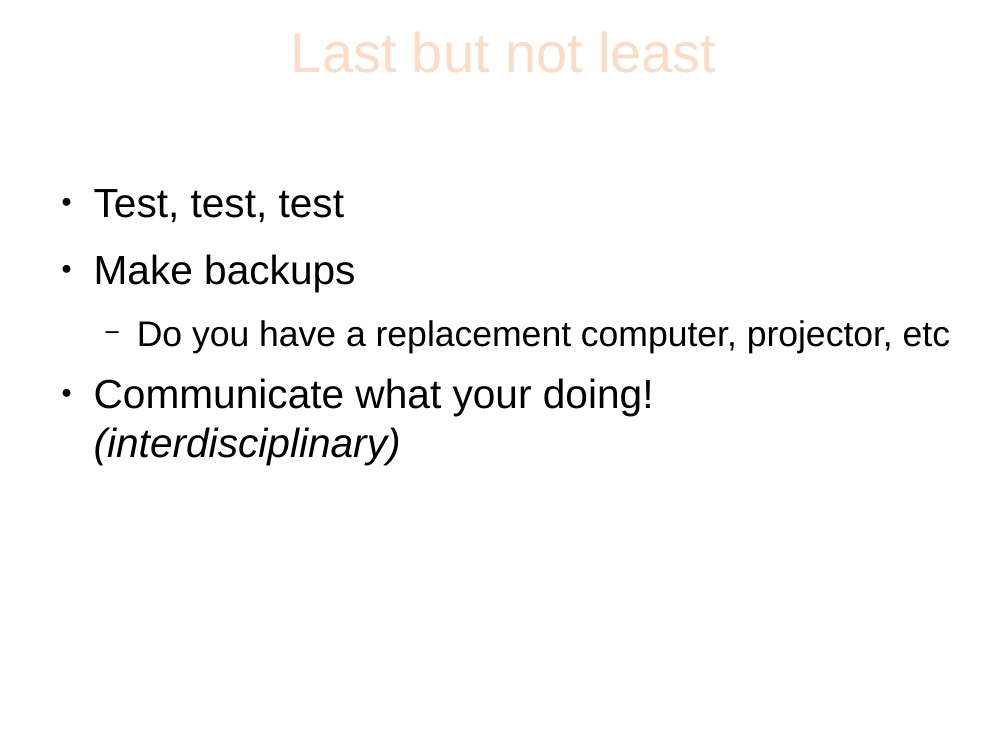
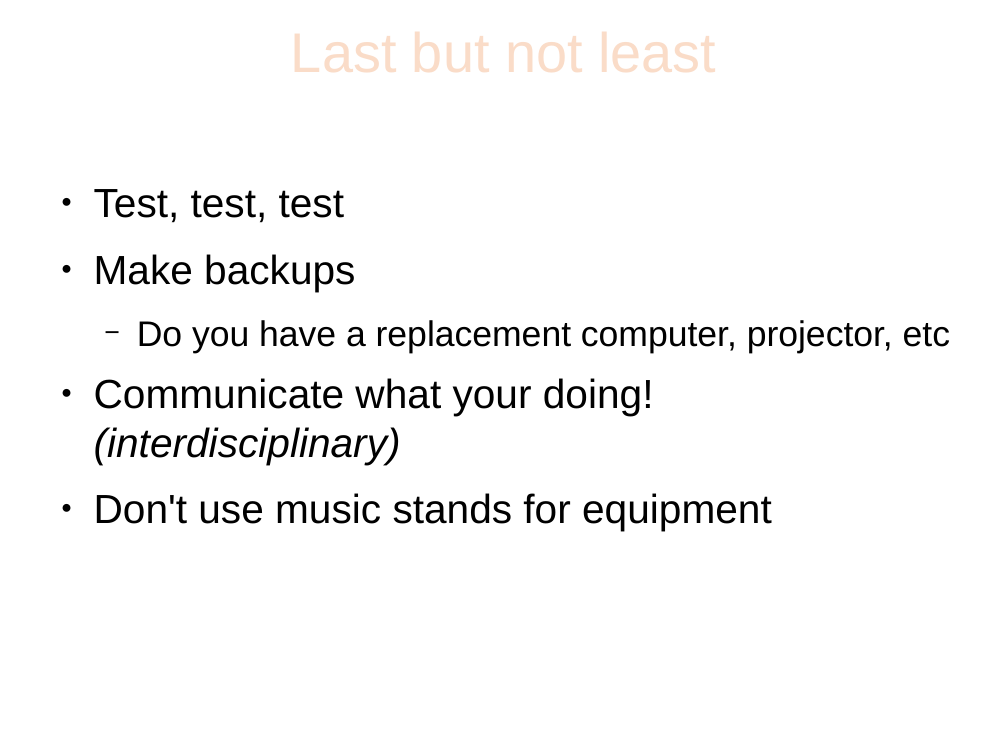
Before and after one commit to sphaero/workshops, a slide deck: slide 24 of DigitalTaming/DigitalTaming.odp (slide 23 before the commit). Drawn at 1008x756 pixels with LibreOffice and Linux fonts; fonts in the diff are those of the drawing; background and template pictures are left out. Boxes give left, top, right and bottom in pixels: in the first picture for what was removed or moved away, otherwise in the second. Text is boxed around its words. In the diff, an @@ line names an element or a change of style, - is before the commit and + after.

```diff
--- a/DigitalTaming/DigitalTaming.odp
+++ b/DigitalTaming/DigitalTaming.odp
@@ text at (94, 493, 772, 531): paragraph added @@
+● Don't use music stands for equipment
```
Also in this commit, not shown: 1 slide added, 1 other file.
